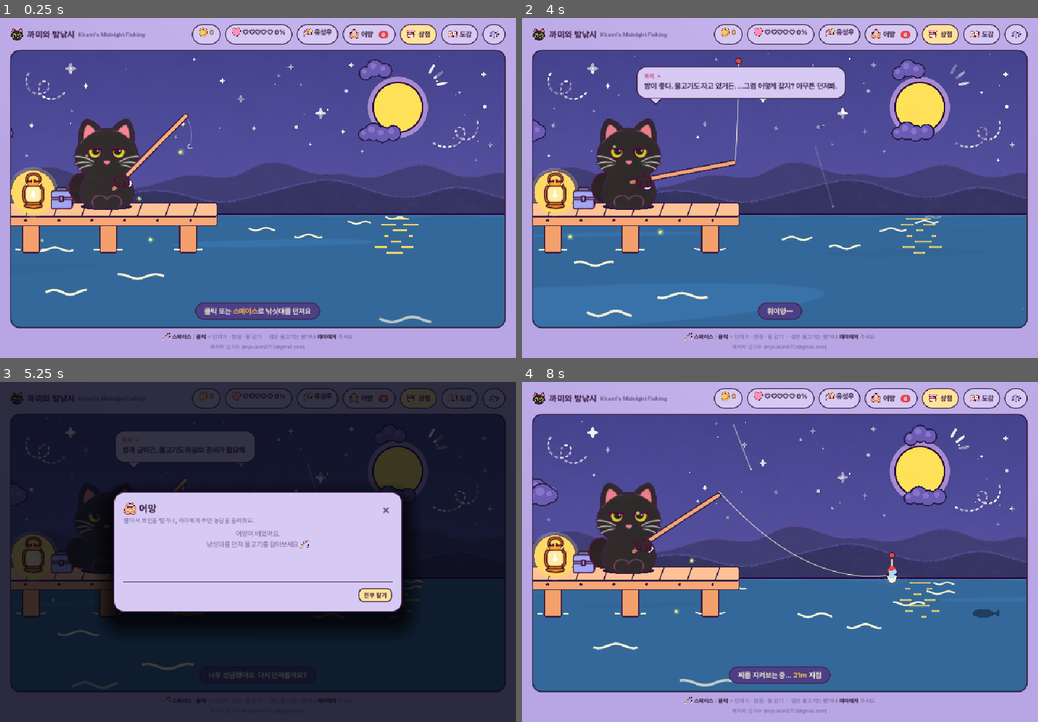
Above: before the commit, frames 1-4 (two rows, left to right).
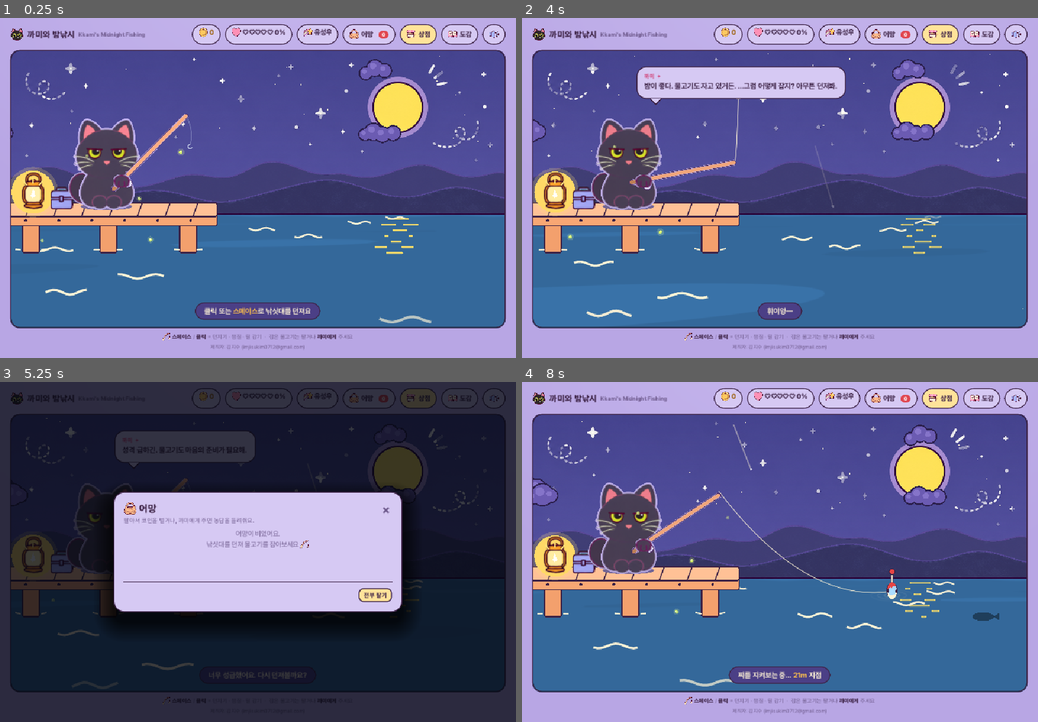
Above: after the commit, the same moments.

Repository: imjisukim0712-bit/Cat-Fishing
Game: Godot game, scene res://scenes/main.tscn
Same seed, same stepped clock (60 frames per second), same inputs: the game is played once before the commit and once after it.
Inputs (mouse positions are in pixels of both pictures, inside the frame that each line leads up to):
- Up to frame 1 (0.25 s): no input
- Up to frame 2 (4 s): click "어망" at 0.5 s; click "상점" at 1.25 s; click "도감" at 2 s; click (1017, 35) at 2.77 s; tap Enter at 3.5, 3.6 s; move the mouse to (893, 171) at 3.52 s; hold D from 3.53 s (still down); click (893, 171) at 3.67 s; tap Space at 3.77 s
- Up to frame 3 (5.25 s): release D at 4.25 s; drag from (154, 569) to (232, 620) at 4.27 s; move the mouse to (309, 477) at 5.02 s; hold D from 5.03 s (still down); tap C at 5.1 s
- Up to frame 4 (8 s): release D at 5.75 s; drag from (754, 620) to (625, 501) at 5.77 s; move the mouse to (934, 603) at 6.52 s; hold S 6.53-7.25 s; tap Keypad Enter at 6.6 s; tap Space at 6.77 s; drag from (625, 501) to (702, 467) at 7.27 s

The runs differ from the first frame. In frame 1, 2.6% of the frame differs, in the area x 13-37%, y 28-57%; in frame 2, 2.7%; in frame 3, 0.2%; in frame 4, 3.2%, in the area x 12-93%, y 29-71%.

Commit message:
Make Kkami easier to see and land the float below the horizon
- Lift the black fur to a soft charcoal-violet and add a light lavender
  sticker outline; draw eyes and mouth on a separate unoutlined layer
- Float, splash, ripples, bite mark and fish shadow use a landing surface
  below the horizon line (farther casts land closer to it)

Co-Authored-By: Claude Opus 5.5 <noreply@anthropic.com>
Claude-Session: https://claude.ai/code/session_018P3p2Mzt546YvsHAaNYGJm

Diff:
--- a/godot/scripts/game.gd
+++ b/godot/scripts/game.gd
@@ -34,6 +34,8 @@
 var last_power := 0.0
 var fx := 0.0
 var fy := WATER
+## 찌가 떨어지는 수면 높이: 수평선(WATER)보다 아래 바다 위. 멀리 던질수록 수평선 쪽(원근)
+var surf := WATER + 40.0
 var cast_from := Vector2.ZERO
 var cast_to := Vector2.ZERO
 var bite_at := 0.0
@@ -224,7 +226,8 @@
 	last_power = power
 	mode = "cast"; t = 0.0
 	cast_from = rod_tip()
-	cast_to = Vector2(400 + power * 470, WATER - 4)
+	surf = WATER + 46.0 - power * 22.0
+	cast_to = Vector2(400 + power * 470, surf - 4)
 	Sfx.cast()
 	set_status("휘이잉—")
 
@@ -247,7 +250,7 @@
 	cat_mood = "alert"; mood_t = 0.0
 	set_status("[b]지금!![/b] 챔질!", true)
 	Sfx.bite()
-	splash(fx, WATER, 10, 1.0)
+	splash(fx, surf, 10, 1.0)
 
 func hook_it() -> void:
 	var ra: Dictionary = Data.RARITY[fish.r]
@@ -294,7 +297,7 @@
 	var nm: String = fish.n if fish else "뭔가"
 	set_status("놓쳤다… [color=#ffc24a]%s[/color]이(가) 도망갔어요" % nm)
 	Sfx.escape()
-	splash(fx, WATER, 14, 1.2)
+	splash(fx, surf, 14, 1.2)
 	fish = null; fight = null
 	if randf() < 0.45:
 		cat_say(["괜찮아. 물고기는 많고 내 잠은 짧아.", "봤어? 방금 걔가 너 비웃고 갔어.", "난 원래 저 정도 크기는 안 먹어. (거짓말)"].pick_random(), 3.2)
@@ -309,7 +312,7 @@
 	S.dex[f.id] = d
 	save()
 	Sfx.catch_s()
-	splash(fx, WATER, 18, 1.4)
+	splash(fx, surf, 18, 1.4)
 
 func show_result(f: Dictionary) -> void:
 	pending_fish = f
@@ -319,7 +322,7 @@
 		legendary_party(f)
 	elif f.r == "epic":
 		flash = 0.5; shake = 10
-		burst(fx, WATER - 40, 40, ["#b06bff", "#e0b3ff", "#ffffff"])
+		burst(fx, surf - 40, 40, ["#b06bff", "#e0b3ff", "#ffffff"])
 		Sfx.fanfare()
 		pop_text("영웅 등급!", 50, 40, Color("#d7a6ff"))
 	else:
@@ -642,9 +645,9 @@
 			fx = cast_from.x + (cast_to.x - cast_from.x) * k
 			fy = cast_from.y + (cast_to.y - cast_from.y) * k - sin(k * PI) * 150
 			if k >= 1.0:
-				splash(fx, WATER, 12, 1.0); Sfx.noise(.22, .11); after_splash()
+				splash(fx, surf, 12, 1.0); Sfx.noise(.22, .11); after_splash()
 		"wait":
-			fy = WATER - 4
+			fy = surf - 4
 			if t >= bite_at: start_bite()
 		"bite":
 			if t >= bite_win:
--- a/godot/scripts/stage.gd
+++ b/godot/scripts/stage.gd
@@ -66,7 +66,10 @@
 	cat.set_script(load("res://scripts/stage_cat.gd"))
 	lit_cat = ShaderMaterial.new()
 	lit_cat.shader = load("res://shaders/lit_sprite.gdshader")
-	lit_cat.set_shader_parameter("outline_px", 6.0)
+	# 까만 까미가 밤하늘에 묻히지 않게: 털을 살짝 보랏빛 숯색으로 밝히고, 밝은 라벤더 스티커 테두리
+	lit_cat.set_shader_parameter("outline_px", 7.0)
+	lit_cat.set_shader_parameter("line_col", Color("#c3b3f2"))
+	lit_cat.set_shader_parameter("fur_shift", Vector3(0.10, 0.08, 0.17))
 	cat.material = lit_cat
 	var rng := RandomNumberGenerator.new()
 	rng.seed = 11
@@ -118,7 +121,7 @@
 	if Game.mode == "wait" and Game.fish:
 		var prog := minf(1.0, Game.t / maxf(.1, Game.bite_at))
 		var sx := Game.fx + (1 - prog) * (180.0 if Game.fx > W / 2 else -180.0) * cos(Game.t * 1.6)
-		var sy := WATER + 70 - prog * 40
+		var sy := Game.surf + 44 - prog * 30
 		var r: String = Game.fish.r
 		var col: Color
 		match r:
--- a/godot/scripts/stage_cat.gd
+++ b/godot/scripts/stage_cat.gd
@@ -12,10 +12,16 @@
 const NECK_Y := 282.0
 const SCALE := 0.49                 # 몸 시트 → 무대 (키 346px → 약 170px, 시안 M6 크기)
 const PART_K := 140.0 / 225.0       # 부품 시트 → 몸 시트 (눈 한 쌍 폭 225px → 140px, 머리폭의 59% — 땡그랗고 큰 눈)
-const TAIL_BASE := Vector2(116, 200) # 꼬리 그림에서 몸에 붙는 지점 (아래쪽 끝)
+const TAIL_BASE := Vector2(128, 212)   # 꼬리 그림(테두리용 여백 12px 포함)에서 몸에 붙는 지점 # 꼬리 그림에서 몸에 붙는 지점 (아래쪽 끝)
 const EYE_SPREAD := 3.0              # 눈 한 쌍 그림을 반으로 갈라 양쪽으로 더 벌리는 거리 (무대 px, 한쪽 기준)
 
 var tex := {}
+## 눈·입은 테두리 셰이더가 없는 별도 층에 그린다 (얼굴 부품 둘레에 라벤더 테두리가 생기지 않게)
+var face: Node2D
+var face_jobs: Array[Callable] = []
+
+func _draw_face() -> void:
+	for job in face_jobs: job.call()
 
 func _ready() -> void:
 	init_brush()
@@ -23,9 +29,14 @@
 	for o in OUTFITS: tex["body_" + o] = load(ART + "body_%s.png" % o)
 	for n in ["eyes_sassy", "eyes_normal", "eyes_alert", "eyes_closed", "eyes_happy", "eyes_sad", "eyes_star", "mouth_closed", "mouth_open", "tail", "paw"]:
 		tex[n] = load(ART + n + ".png")
+	face = Node2D.new()
+	face.texture_filter = CanvasItem.TEXTURE_FILTER_LINEAR_WITH_MIPMAPS
+	face.draw.connect(_draw_face)
+	add_child(face)
 
 func _process(_delta: float) -> void:
 	queue_redraw()
+	if face: face.queue_redraw()
 
 func _draw() -> void:
 	draw_cat(Game.clock)
@@ -34,23 +45,26 @@
 func to_stage(cell: Vector2, anchor: Vector2, sx: float, sy: float) -> Vector2:
 	return anchor + Vector2((cell.x - CELL_ANCHOR.x) * SCALE * sx, (cell.y - CELL_ANCHOR.y) * SCALE * sy)
 
-## 부품을 중심 기준으로 그리기
-func part(name: String, center: Vector2, k: float, mod := Color.WHITE) -> void:
+## 부품을 중심 기준으로 그리기 (ci: 그릴 캔버스 — 기본은 몸 층)
+func part(name: String, center: Vector2, k: float, mod := Color.WHITE, ci: CanvasItem = null) -> void:
+	if ci == null: ci = self
 	var t: Texture2D = tex[name]
 	var size := t.get_size() * k
-	draw_texture_rect(t, Rect2(center - size / 2.0, size), false, mod)
+	ci.draw_texture_rect(t, Rect2(center - size / 2.0, size), false, mod)
 
 ## 눈 한 쌍 그림을 좌우 반으로 나눠 spread 만큼 바깥으로 벌려 그리기
-func eyes_split(name: String, center: Vector2, k: float, spread: float) -> void:
+func eyes_split(name: String, center: Vector2, k: float, spread: float, ci: CanvasItem = null) -> void:
+	if ci == null: ci = self
 	var t: Texture2D = tex[name]
 	var size := t.get_size()
 	var half := Vector2(size.x / 2.0, size.y)
 	var dst := half * k
 	var top := center.y - dst.y / 2.0
-	draw_texture_rect_region(t, Rect2(Vector2(center.x - dst.x - spread, top), dst), Rect2(Vector2.ZERO, half))
-	draw_texture_rect_region(t, Rect2(Vector2(center.x + spread, top), dst), Rect2(Vector2(half.x, 0), half))
+	ci.draw_texture_rect_region(t, Rect2(Vector2(center.x - dst.x - spread, top), dst), Rect2(Vector2.ZERO, half))
+	ci.draw_texture_rect_region(t, Rect2(Vector2(center.x + spread, top), dst), Rect2(Vector2(half.x, 0), half))
 
 func draw_cat(tm: float) -> void:
+	face_jobs.clear()
 	var fat := Game.fat_show
 	var excited := Game.mode == "bite" or Game.mode == "fight"
 	var jitter := sin(tm * 26) * 1.6 if excited else 0.0
@@ -92,9 +106,9 @@
 	var star_pulse := 1.0 + (sin(tm * 9) * 0.08 if mood == "star" else 0.0)
 	if eyes == "eyes_sassy": star_pulse = 1.15
 	if mood == "alert": star_pulse = 1.1   # 입질: 눈이 더 동그랗게 커짐
-	eyes_split(eyes, eye_pos, pk * star_pulse, EYE_SPREAD * sx)
+	face_jobs.append(eyes_split.bind(eyes, eye_pos, pk * star_pulse, EYE_SPREAD * sx, face))
 	var mouth := "mouth_open" if (mood == "star" or mood == "alert") else ""
-	if mouth != "": part(mouth, to_stage(Vector2(223, MOUTH_Y + (6.0 if mouth == "mouth_open" else 0.0)), anchor, sx, sy), pk * 0.62)
+	if mouth != "": face_jobs.append(part.bind(mouth, to_stage(Vector2(223, MOUTH_Y + (6.0 if mouth == "mouth_open" else 0.0)), anchor, sx, sy), pk * 0.62, Color.WHITE, face))
 
 	# 목도리 (레벨업 훈장 느낌)
 	if Game.S.upg.charm > 1:
--- a/godot/scripts/stage_effects.gd
+++ b/godot/scripts/stage_effects.gd
@@ -106,7 +106,7 @@
 	text("초록 구간에서 클릭 / 스페이스 · 3번 빗나가면 도망가요", x + w / 2, y + h + 20, 12, c("#6e5a8c"), HORIZONTAL_ALIGNMENT_CENTER)
 
 func draw_bite_mark(tm: float) -> void:
-	var x := Game.fx; var y := WATER - 58
+	var x := Game.fx; var y := Game.surf - 58
 	var s := 1.0 + sin(tm * 22) * 0.12
 	xf(Vector2(x, y), 0.0, Vector2(s, s))
 	draw_colored_polygon(PackedVector2Array([Vector2(0, -31), Vector2(16, 13), Vector2(-16, 13)]), c("#3d2346"))
--- a/godot/scripts/stage_props.gd
+++ b/godot/scripts/stage_props.gd
@@ -39,13 +39,13 @@
 	if mode == "wait":
 		var near_nibble := absf(Game.t - Game.nibble) < 0.35
 		bob = sin(tm * 2.2) * 2.2 + (sin(tm * 30) * 4.5 if near_nibble else 0.0)
-		if near_nibble and randf() < 0.16: Game.ripples.append({"x": fx, "y": WATER, "r": 4.0, "a": .4})
+		if near_nibble and randf() < 0.16: Game.ripples.append({"x": fx, "y": Game.surf, "r": 4.0, "a": .4})
 	elif mode == "bite":
 		bob = 12 + sin(tm * 36) * 4    # 찌가 쑥 들어감
 	elif mode == "fight":
 		bob = 8 + sin(tm * 22) * 6
 		fx = Game.fx + sin(tm * 7) * 16
-		if randf() < 0.25: Game.ripples.append({"x": fx, "y": WATER, "r": 5.0, "a": .35})
+		if randf() < 0.25: Game.ripples.append({"x": fx, "y": Game.surf, "r": 5.0, "a": .35})
 	var dy := fy + bob
 	# 낚싯줄 (늘어짐)
 	var sag := 6.0 if (mode == "fight" or mode == "bite") else 26.0
@@ -54,12 +54,12 @@
 
 func draw_float(x: float, y: float, tm: float) -> void:
 	# 찌 주변 물결 고리·빛은 찌가 물에 떠 있을 때만 (던지는 중·감아올리는 중엔 없음).
-	# 수면(WATER) 높이에 그리고, 착수 직후엔 빠르게 퍼지며 나타난다.
+	# 찌가 떠 있는 수면(Game.surf) 높이에 그리고, 착수 직후엔 빠르게 퍼지며 나타난다.
 	var on_water := Game.mode in ["wait", "bite", "fight"]
 	if on_water:
 		var since := Game.t if Game.mode == "wait" else 10.0
 		var appear := clampf(since / 0.35, 0.0, 1.0)
-		var wy := WATER + 2
+		var wy := Game.surf + 2
 		for i in 3:
 			var radius := 13.0 + fmod(tm * 10 + i * 13, 39)
 			var fade := (1 - (radius - 13) / 39) * appear
--- a/godot/shaders/lit_sprite.gdshader
+++ b/godot/shaders/lit_sprite.gdshader
@@ -16,6 +16,7 @@
 uniform float submerge = 0.0;               // 부두용: 물에 잠기는 높이(UV). 0 이면 사용 안 함
 uniform vec3 sea_col = vec3(0.10, 0.36, 0.52);
 uniform vec3 line_col = vec3(0.24, 0.14, 0.27);
+uniform vec3 fur_shift = vec3(0.0);        // 어두운 털을 이만큼 밝힘 (선·명암 차이는 유지)
 uniform float outline_px = 0.0;            // 0 보다 크면 그림 바깥에 자주색 두들 테두리 (텍스처 픽셀)
 
 varying vec2 world;
@@ -38,6 +39,8 @@
 		c = mix(edge, vec4(c.rgb, 1.0), c.a);
 		c.a = max(c.a, edge.a);
 	}
+	float lum = dot(c.rgb, vec3(0.3, 0.5, 0.2));
+	c.rgb += fur_shift * (1.0 - smoothstep(0.2, 0.4, lum)) * step(0.001, c.a);
 	float dist = length(lantern_pos - world);
 	float fall = lantern * (1.0 - smoothstep(lantern_radius * 0.25, lantern_radius, dist));
 
Binary file changed: godot/assets/art/kkami/tail.png
Not shown, changed: play/index.pck
